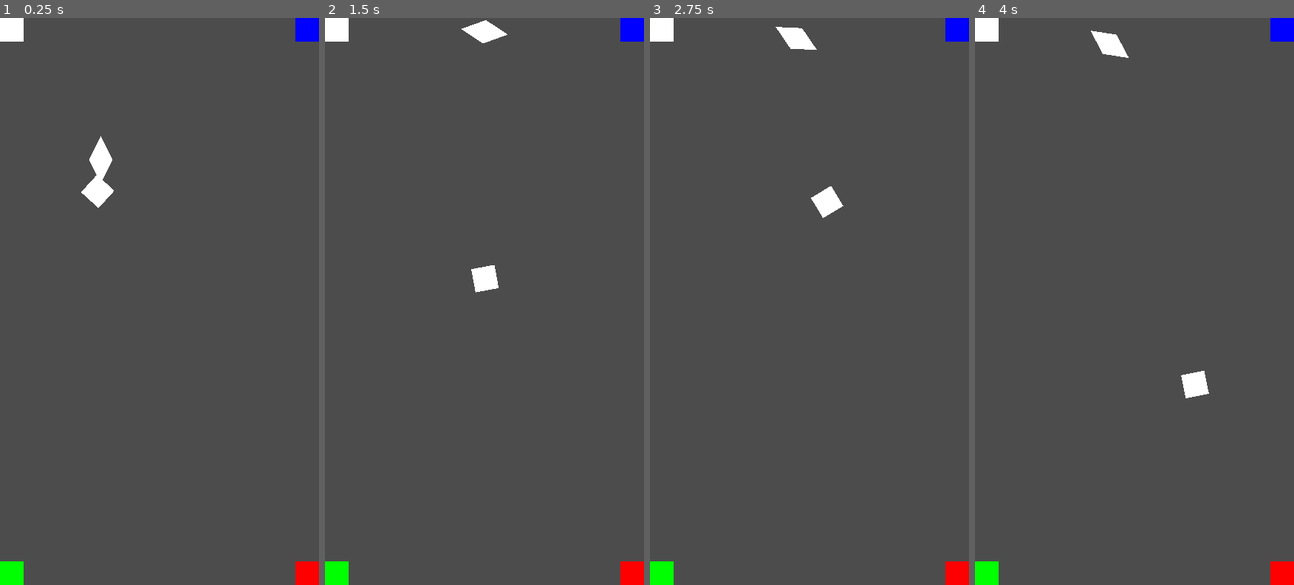
Above: before the commit, frames 1-4 (left to right).
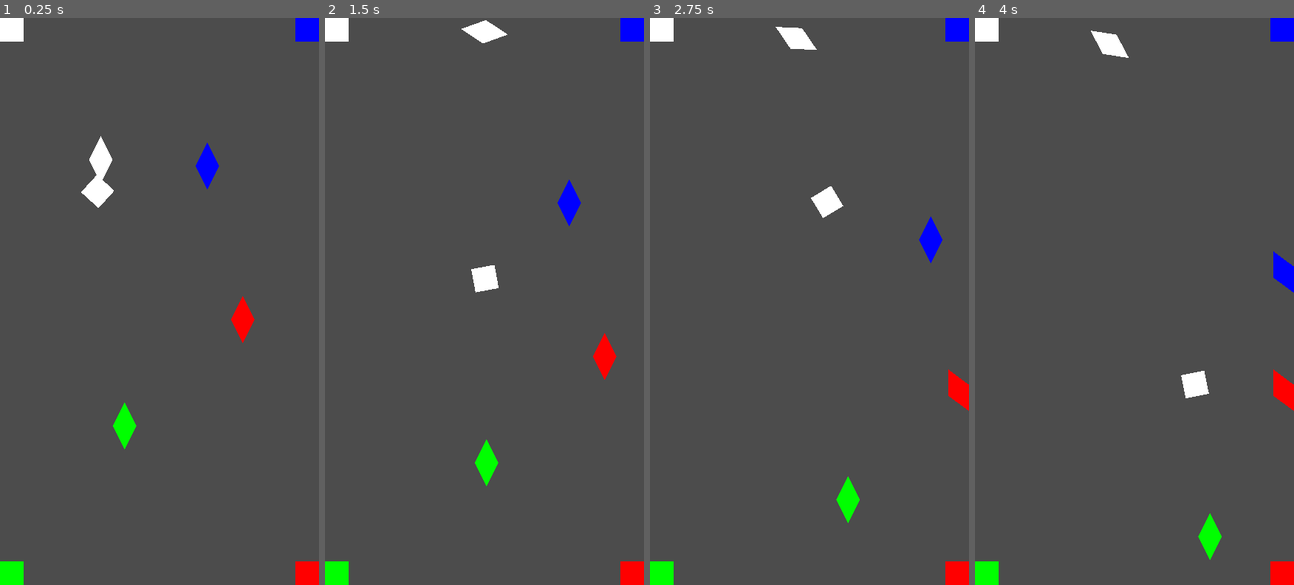
Above: after the commit, the same moments.

Repository: Kiel97/easy-jam-8bits-to-infinity
Game: Godot game, scene res://Game.tscn
Same seed, same stepped clock (60 frames per second), same inputs: the game is played once before the commit and once after it.
Inputs (mouse positions are in pixels of both pictures, inside the frame that each line leads up to):
- Up to frame 1 (0.25 s): no input
- Up to frame 2 (1.5 s): move the mouse to (554, 273) at 0.52 s; move the mouse to (420, 329) at 1.27 s
- Up to frame 3 (2.75 s): move the mouse to (841, 176) at 2.02 s
- Up to frame 4 (4 s): move the mouse to (1118, 414) at 2.77 s; move the mouse to (1230, 386) at 3.52 s

The runs differ from the first frame. In frame 1, 0.9% of the frame differs, in the area x 35-80%, y 22-77%; in frame 2, 0.9%; in frame 3, 0.9%; in frame 4, 0.9%.

Commit message:
Ignore dormant shards. Add some for testing

Diff:
--- a/Bin.gd
+++ b/Bin.gd
@@ -11,9 +11,10 @@
 	if body.is_in_group("shard"):
 		if body.get_color() == $Sprite.modulate:
 			emit_signal("shard_collected")
-		else:
+			body.queue_free()
+		elif not body.dormant:
 			emit_signal("wrong_color")
-		body.queue_free()
+			body.queue_free()
 
 func set_red(value):
 	red = value
--- a/Game.tscn
+++ b/Game.tscn
@@ -86,6 +86,27 @@
 collision_mask = 13
 contacts_reported = 2
 
+[node name="Shard2" parent="." instance=ExtResource( 3 )]
+position = Vector2( 68, 48 )
+collision_mask = 13
+contacts_reported = 2
+red = false
+green = false
+
+[node name="Shard3" parent="." instance=ExtResource( 3 )]
+position = Vector2( 80, 100 )
+collision_mask = 13
+contacts_reported = 2
+green = false
+blue = false
+
+[node name="Shard4" parent="." instance=ExtResource( 3 )]
+position = Vector2( 40, 136 )
+collision_mask = 13
+contacts_reported = 2
+red = false
+blue = false
+
 [node name="CanvasLayer" type="CanvasLayer" parent="."]
 
 [node name="ACCValues" type="VBoxContainer" parent="CanvasLayer"]
